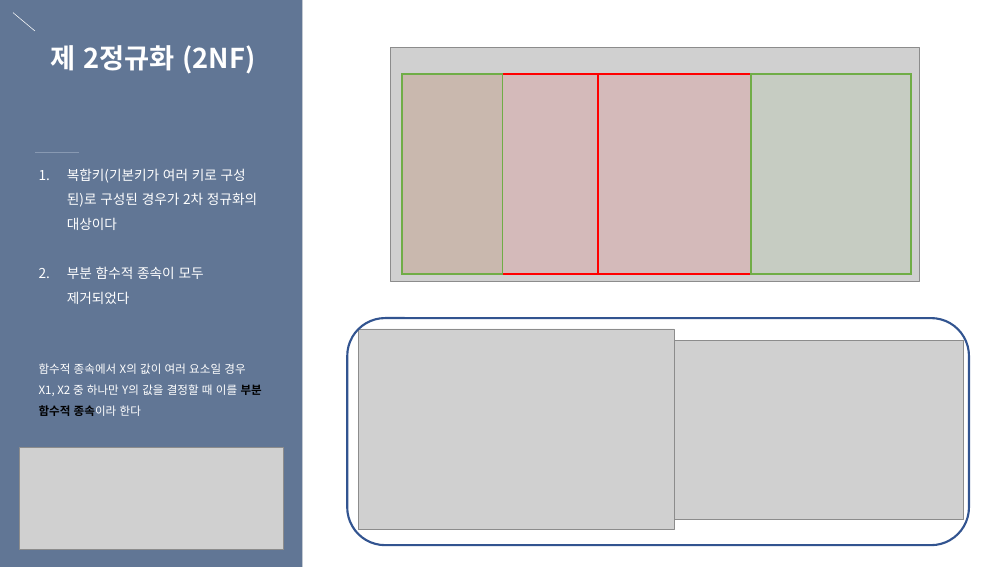
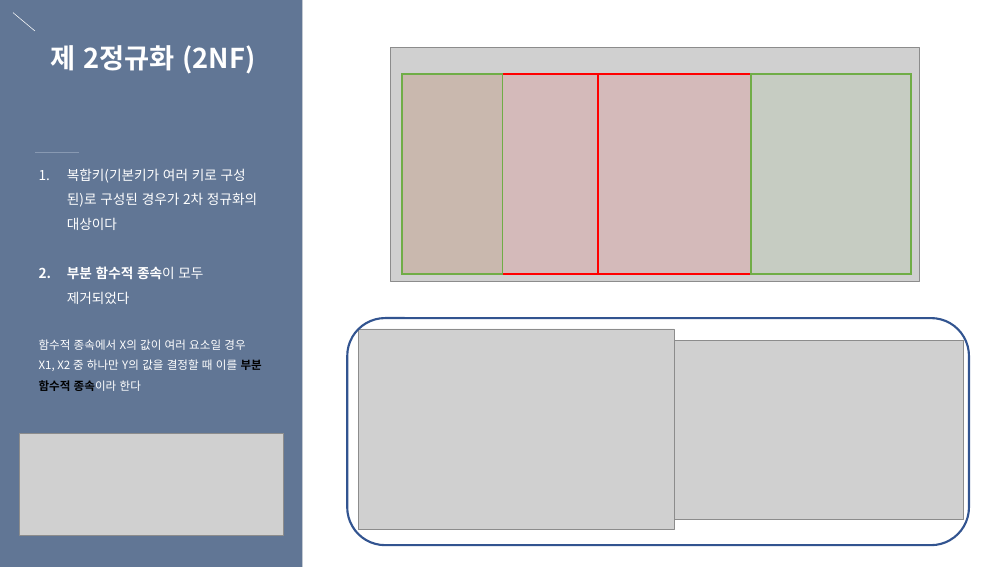
Before and after one commit to eunbee-kim/dmsql1471, a slide deck: slide 4 of 교육/5주차_DB정규화_반정규화_서버인증_세션과쿠키.pptx. Drawn at 1008x567 pixels with LibreOffice and Linux fonts; fonts in the diff are those of the drawing; grey boxes stand for pictures. Boxes give left, top, right and bottom in pixels: in the first picture for what was removed or moved away, otherwise in the second. Text is boxed around its words. In the diff, an @@ line names an element or a change of style, - is before the commit and + after.

```diff
--- a/교육/5주차_DB정규화_반정규화_서버인증_세션과쿠키.pptx
+++ b/교육/5주차_DB정규화_반정규화_서버인증_세션과쿠키.pptx
@@ text at <box>67,266,203,304</box>: bold on in "부분 함수적 종속이" @@
@@ picture: place and size @@
-picture at <box>20,448,284,550</box>
+picture at <box>20,433,284,535</box>
```
Also in this commit, not shown: 8 other slides changed, 4 slides added.
